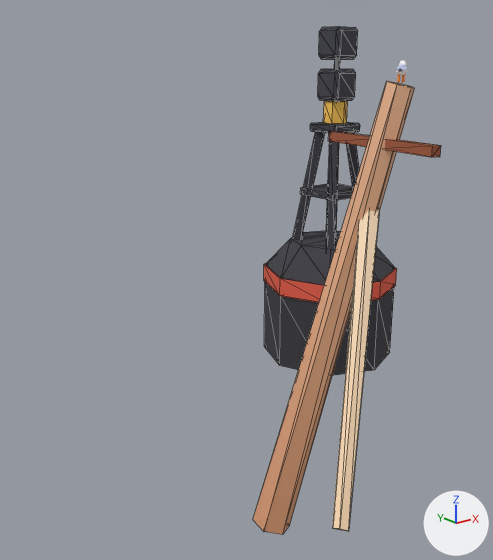
A saved change to the glTF model public/assets/toycar/set-wreck-buoy-lite.glb.
Camera for both pictures: a 50 mm lens placed at (-7.2, -6.98, 3.55), pointed at (-2.58, -1.22, 1.25). Arrows for +X, +Y and +Z are at lower right; the lights stay in place. The older version comes first. Mesh edges are drawn as thin lines on the coarser meshes. Where no turn or scale is listed for an object, it has been applied to the vertices. Vertices at exactly the same position are counted once.

The older version as bpy lines, for what is in view:
```python
me_anim_drape_bob_h_0_14_p_3_4_sway_a_z_d_10_p_4_7_buoy = bpy.data.meshes.new('anim_drape+bob:h=0.14:p=3.4+sway:a=z:d=10:p=4.7#buoy')
me_anim_drape_bob_h_0_14_p_3_4_sway_a_z_d_10_p_4_7_buoy.from_pydata(...)  # 196 vertices, 340 faces; spans x -1.0..1.0, y -1.0..1.0, z -0.82..3.94
me_anim_drape_bob_h_0_14_p_3_4_sway_a_z_d_10_p_4_7_buoy.materials.append(mat_colormap)  # picture img_colormap_png
me_drape_mast = bpy.data.meshes.new('drape_mast')
me_drape_mast.from_pydata(...)  # 40 vertices, 64 faces; spans x -1.21..0.56, y -1.36..0.51, z -2.25..2.23
me_drape_mast.materials.append(mat_colormap)  # picture img_colormap_png
ob_anim_drape_bob_h_0_14_p_3_4_sway_a_z_d_10_p_4_7_buoy = bpy.data.objects.new('anim_drape+bob:h=0.14:p=3.4+sway:a=z:d=10:p=4.7#buoy', me_anim_drape_bob_h_0_14_p_3_4_sway_a_z_d_10_p_4_7_buoy)
ob_anim_drape_bob_h_0_14_p_3_4_sway_a_z_d_10_p_4_7_buoy.location = (0.0, 0.0, 0.12)
ob_drape_mast = bpy.data.objects.new('drape_mast', me_drape_mast)
ob_drape_mast.location = (-2.75, -2.7, 1.2)
```
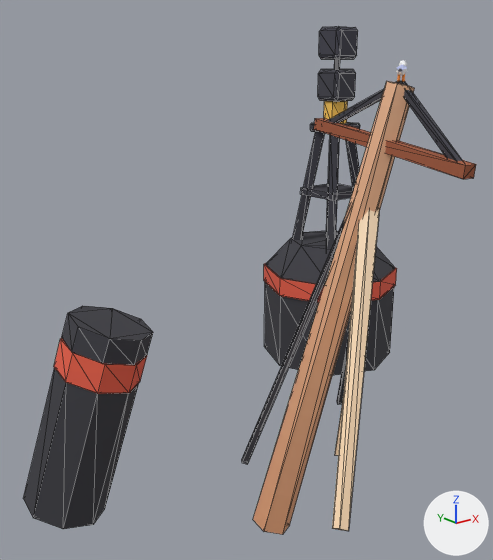
Location of each change, (x1, y1, x2, y2) in pixels of the pictures (493 x 560 px):
'drape_mast', reshaped (140% wider)
    before: (253, 81, 441, 534)
    after: (23, 81, 476, 534)
part 1 of me_drape_mast, added
    after: (23, 368, 139, 529)
part 2 of me_drape_mast, added (red)
    after: (54, 338, 147, 394)
part 3 of me_drape_mast, added
    after: (62, 306, 153, 365)
part 4 of me_drape_mast, built on
    before: (328, 131, 441, 157)
    after: (242, 81, 476, 464)

Edits to the bpy script that builds the scene:
```text
Change me_drape_mast:
    used by ob_drape_mast; location = (-2.75, -2.7, 1.2)
    remove me_drape_mast.from_pydata(...)  # 40 vertices, 64 faces; spans x -1.21..0.56, y -1.36..0.51, z -2.25..2.23
    add me_drape_mast.from_pydata(...)  # 116 vertices, 186 faces; spans x -2.41..1.09, y -1.36..2.36, z -2.33..2.23
    me_drape_mast part 1: a new loose piece of 16 vertices spanning x -2.41..-1.19, y 1.34..2.36, z -2.33..-0.57, in mat_colormap (picture img_colormap_png)
    me_drape_mast part 2: a new loose piece of 16 vertices spanning x -2.02..-1.1, y 1.29..2.17, z -0.83..-0.27, in mat_colormap (picture img_colormap_png)
    me_drape_mast part 3: a new loose piece of 16 vertices spanning x -1.93..-1.04, y 1.25..2.13, z -0.53..-0.01, in mat_colormap (picture img_colormap_png)
    me_drape_mast part 4
    8 vertices are removed from x 0.17..0.49, y -0.91..0.51, z 1.65..1.74
    20 faces are deleted
    8 vertices move from x 0.29..0.37, y -0.23..-0.21, z 1.65..1.74 to x 0.42..0.57, y -0.31..0.77, z 1.75..2.23
    36 vertices are added at x -0.87..1.09, y -1.27..0.84, z -1.51..2.22
    58 new faces join them
```
